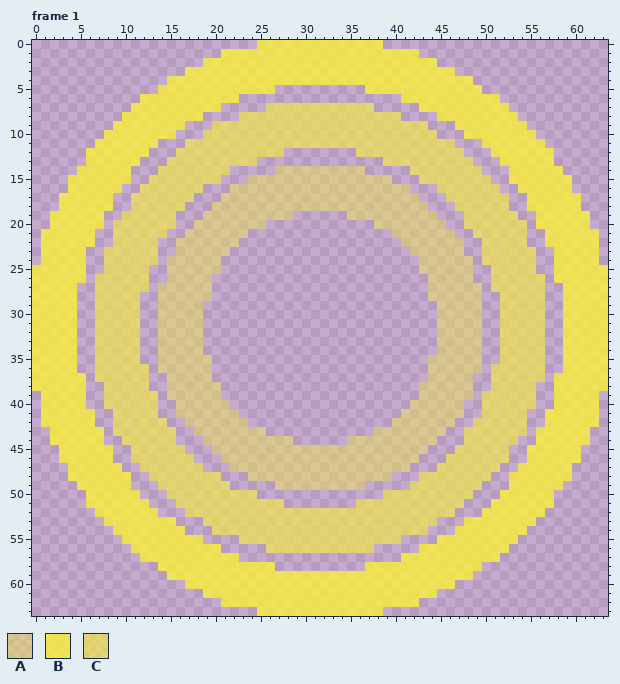
One commit to this pixel-art file: imageAssets/touch1.ase. The first picture shows the starting point.
64x64 pixels, 6 frames. Colours within 5 levels of each other are drawn and written as one. Shown: frame 1. The commit also changed other frames, which this record leaves out.
Palette (. is transparent): A #fbf23664  B #fbf236c8  C #fbf23696
The result:
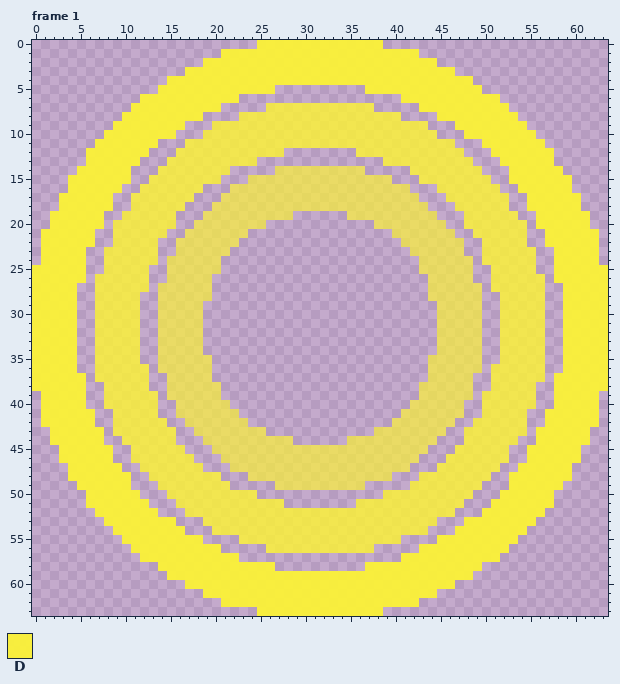
Colours new in this view: D #fbf236f1
The edit:
colour A: #fbf23664 -> #fbf236af
colour C: #fbf23696 -> #fbf236d3
Frame 1, layer "Layer 2":
y 0: x 25..38 BBBBBBBBBBBBBB -> DDDDDDDDDDDDDD
y 1: x 21..42 BBBBBBBBBBBBBBBBBBBBBB -> DDDDDDDDDDDDDDDDDDDDDD
y 2: x 19..44 BBBBBBBBBBBBBBBBBBBBBBBBBB -> DDDDDDDDDDDDDDDDDDDDDDDDDD
y 3: x 17..46 BBBBBBBBBBBBBBBBBBBBBBBBBBBBBB -> DDDDDDDDDDDDDDDDDDDDDDDDDDDDDD
y 4: x 15..48 BBBBBBBBBBBBBBBBBBBBBBBBBBBBBBBBBB -> DDDDDDDDDDDDDDDDDDDDDDDDDDDDDDDDDD
y 5: x 14..26 BBBBBBBBBBBBB -> DDDDDDDDDDDDD; x 37..49 BBBBBBBBBBBBB -> DDDDDDDDDDDDD
y 6: x 12..22 BBBBBBBBBBB -> DDDDDDDDDDD; x 41..51 BBBBBBBBBBB -> DDDDDDDDDDD
y 7: x 11..20 BBBBBBBBBB -> DDDDDDDDDD; x 43..52 BBBBBBBBBB -> DDDDDDDDDD
y 8: x 10..18 BBBBBBBBB -> DDDDDDDDD; x 45..53 BBBBBBBBB -> DDDDDDDDD
y 9: x 9..16 BBBBBBBB -> DDDDDDDD; x 47..54 BBBBBBBB -> DDDDDDDD
y 10: x 8..15 BBBBBBBB -> DDDDDDDD; x 48..55 BBBBBBBB -> DDDDDDDD
y 11: x 7..13 BBBBBBB -> DDDDDDD; x 50..56 BBBBBBB -> DDDDDDD
y 12: x 6..12 BBBBBBB -> DDDDDDD; x 51..57 BBBBBBB -> DDDDDDD
y 13: x 6..11 BBBBBB -> DDDDDD; x 52..57 BBBBBB -> DDDDDD
y 14: x 5..10 BBBBBB -> DDDDDD; x 53..58 BBBBBB -> DDDDDD
y 15: x 4..10 BBBBBBB -> DDDDDDD; x 53..59 BBBBBBB -> DDDDDDD
y 16: x 4..9 BBBBBB -> DDDDDD; x 54..59 BBBBBB -> DDDDDD
y 17..18: x 3..8 BBBBBB -> DDDDDD; x 55..60 BBBBBB -> DDDDDD
y 19..20: x 2..7 BBBBBB -> DDDDDD; x 56..61 BBBBBB -> DDDDDD
y 21..22: x 1..6 BBBBBB -> DDDDDD; x 57..62 BBBBBB -> DDDDDD
y 23..24: x 1..5 BBBBB -> DDDDD; x 58..62 BBBBB -> DDDDD
y 25..26: x 0..5 BBBBBB -> DDDDDD; x 58..63 BBBBBB -> DDDDDD
y 27..36: x 0..4 BBBBB -> DDDDD; x 59..63 BBBBB -> DDDDD
y 37..38: x 0..5 BBBBBB -> DDDDDD; x 58..63 BBBBBB -> DDDDDD
y 39..40: x 1..5 BBBBB -> DDDDD; x 58..62 BBBBB -> DDDDD
y 41..42: x 1..6 BBBBBB -> DDDDDD; x 57..62 BBBBBB -> DDDDDD
y 43..44: x 2..7 BBBBBB -> DDDDDD; x 56..61 BBBBBB -> DDDDDD
y 45..46: x 3..8 BBBBBB -> DDDDDD; x 55..60 BBBBBB -> DDDDDD
y 47: x 4..9 BBBBBB -> DDDDDD; x 54..59 BBBBBB -> DDDDDD
y 48: x 4..10 BBBBBBB -> DDDDDDD; x 53..59 BBBBBBB -> DDDDDDD
y 49: x 5..10 BBBBBB -> DDDDDD; x 53..58 BBBBBB -> DDDDDD
y 50: x 6..11 BBBBBB -> DDDDDD; x 52..57 BBBBBB -> DDDDDD
y 51: x 6..12 BBBBBBB -> DDDDDDD; x 51..57 BBBBBBB -> DDDDDDD
y 52: x 7..13 BBBBBBB -> DDDDDDD; x 50..56 BBBBBBB -> DDDDDDD
y 53: x 8..15 BBBBBBBB -> DDDDDDDD; x 48..55 BBBBBBBB -> DDDDDDDD
y 54: x 9..16 BBBBBBBB -> DDDDDDDD; x 47..54 BBBBBBBB -> DDDDDDDD
y 55: x 10..18 BBBBBBBBB -> DDDDDDDDD; x 45..53 BBBBBBBBB -> DDDDDDDDD
y 56: x 11..20 BBBBBBBBBB -> DDDDDDDDDD; x 43..52 BBBBBBBBBB -> DDDDDDDDDD
y 57: x 12..22 BBBBBBBBBBB -> DDDDDDDDDDD; x 41..51 BBBBBBBBBBB -> DDDDDDDDDDD
y 58: x 14..26 BBBBBBBBBBBBB -> DDDDDDDDDDDDD; x 37..49 BBBBBBBBBBBBB -> DDDDDDDDDDDDD
y 59: x 15..48 BBBBBBBBBBBBBBBBBBBBBBBBBBBBBBBBBB -> DDDDDDDDDDDDDDDDDDDDDDDDDDDDDDDDDD
y 60: x 17..46 BBBBBBBBBBBBBBBBBBBBBBBBBBBBBB -> DDDDDDDDDDDDDDDDDDDDDDDDDDDDDD
y 61: x 19..44 BBBBBBBBBBBBBBBBBBBBBBBBBB -> DDDDDDDDDDDDDDDDDDDDDDDDDD
y 62: x 21..42 BBBBBBBBBBBBBBBBBBBBBB -> DDDDDDDDDDDDDDDDDDDDDD
y 63: x 25..38 BBBBBBBBBBBBBB -> DDDDDDDDDDDDDD
